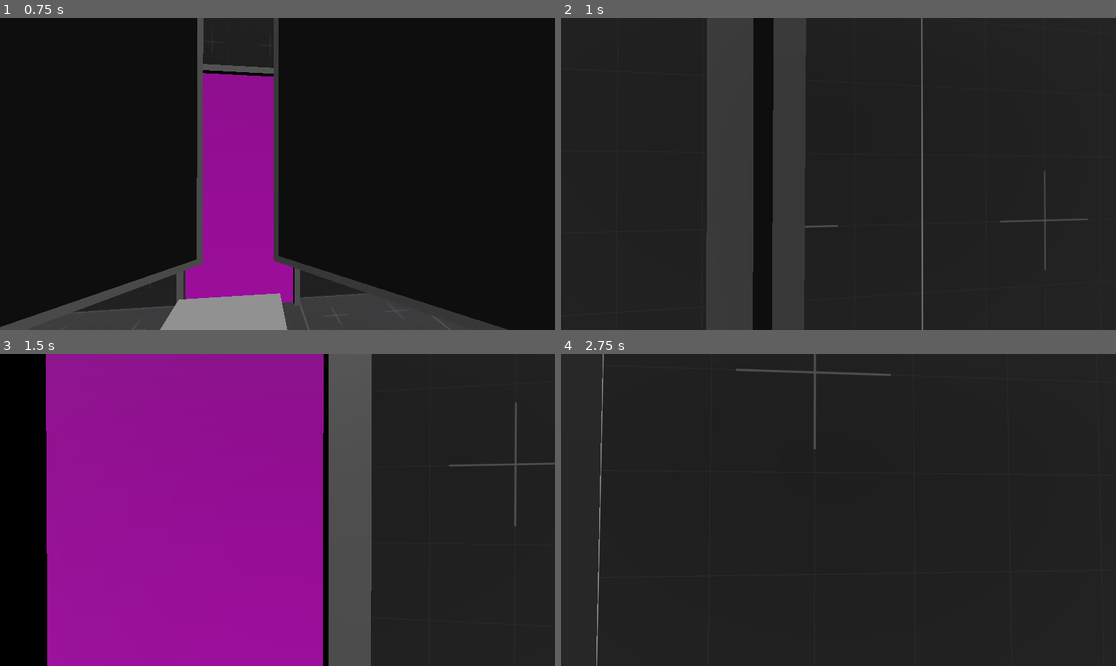
Above: before the commit, frames 1-4 (two rows, left to right).
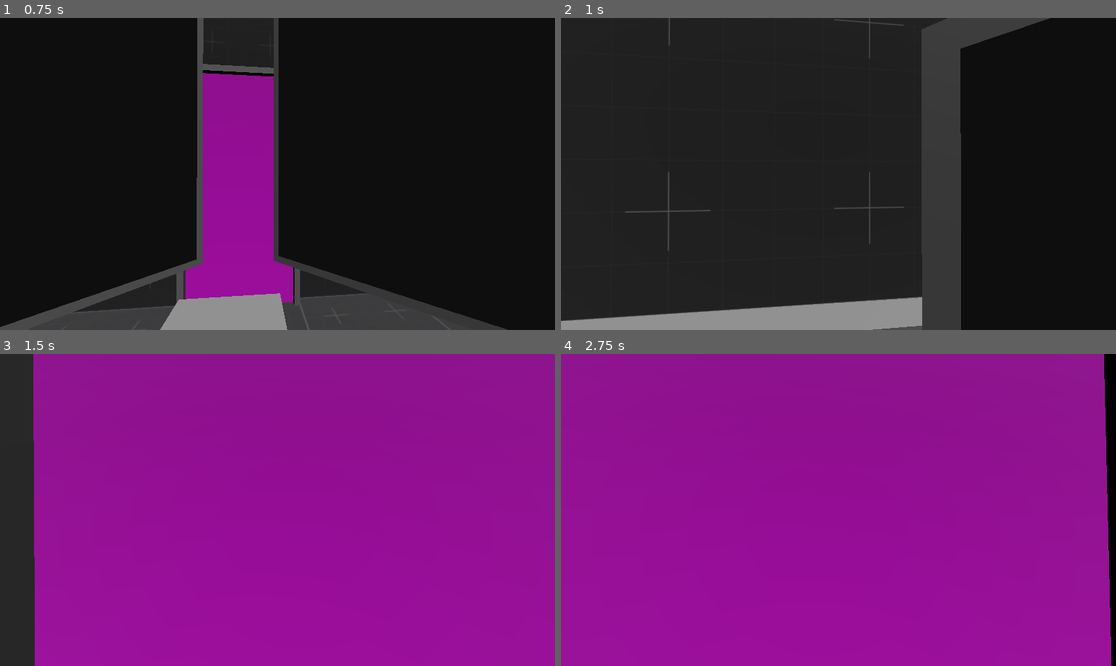
Above: after the commit, the same moments.

Repository: Wowe-Peanut/GetReal
Game: Godot game, scene res://test.tscn
Same seed, same stepped clock (60 frames per second), same inputs: the game is played once before the commit and once after it.
Inputs (mouse positions are in pixels of both pictures, inside the frame that each line leads up to):
- Up to frame 1 (0.75 s): tap Enter at 0.5 s; move the mouse to (305, 174) at 0.52 s; hold W (move_forward) from 0.53 s (still down); hold Right mouse button (interact) from 0.53 s (still down)
- Up to frame 2 (1 s): keep holding W (move_forward); keep holding Right mouse button (interact); tap Space (jump) at 0.77 s
- Up to frame 3 (1.5 s): keep holding W (move_forward); move the mouse to (249, 510) at 1.27 s; release Right mouse button (interact) at 1.28 s; tap Q (take_picture) at 1.35 s
- Up to frame 4 (2.75 s): keep holding W (move_forward); tap Space (jump) at 1.52, 2 s; move the mouse to (849, 503) at 2.02 s; hold Right mouse button (interact) from 2.03 s (still down)

Frame 1 is identical in both runs. In frame 2, 21% of the frame differs, in the area x 0-100%, y 0-100%; in frame 3, 50%; in frame 4, 100%.

Commit message:
rename physics layers

Diff:
--- a/box.tscn
+++ b/box.tscn
@@ -14,8 +14,8 @@
 size = Vector3(0.5, 0.5, 0.5)
 
 [node name="Box" type="RigidBody3D" groups=["box"]]
-collision_layer = 4
-collision_mask = 27
+collision_layer = 20
+collision_mask = 196615
 mass = 100.0
 physics_material_override = SubResource("PhysicsMaterial_dtxx0")
 freeze_mode = 1
--- a/mirror.tscn
+++ b/mirror.tscn
@@ -11,8 +11,8 @@
 size = Vector3(2, 2, 0.1)
 
 [node name="Mirror" type="RigidBody3D" groups=["mirror"]]
-collision_layer = 16
-collision_mask = 7
+collision_layer = 4100
+collision_mask = 196615
 freeze = true
 script = ExtResource("1_23741")
 
--- a/observer.tscn
+++ b/observer.tscn
@@ -3,7 +3,7 @@
 [ext_resource type="Script" path="res://observer.gd" id="1_68yoe"]
 
 [node name="Observer" type="Area3D" groups=["observer"]]
-collision_layer = 8
-collision_mask = 84
+collision_layer = 256
+collision_mask = 12336
 input_ray_pickable = false
 script = ExtResource("1_68yoe")
--- a/picture.tscn
+++ b/picture.tscn
@@ -38,6 +38,8 @@
 far = 100.0
 
 [node name="Observer" parent="SubViewport/Camera3D" node_paths=PackedStringArray("camera", "self_collider") instance=ExtResource("2_w8kxd")]
+collision_layer = 8196
+collision_mask = 196615
 camera = NodePath("..")
 self_collider = NodePath("../../..")
 
--- a/player.tscn
+++ b/player.tscn
@@ -12,7 +12,8 @@
 height = 1.4
 
 [node name="Player" type="CharacterBody3D"]
-collision_layer = 2
+collision_layer = 524288
+collision_mask = 15
 script = ExtResource("1_16goh")
 camera_sens = 10.0
 
@@ -31,6 +32,8 @@
 transform = Transform3D(1, 0, 0, 0, 0.965926, -0.258819, 0, 0.258819, 0.965926, 0, -0.1, -1.3)
 
 [node name="PlayerObserver" parent="PlayerCam" node_paths=PackedStringArray("camera", "self_collider") instance=ExtResource("2_teo3p")]
+collision_layer = 8
+collision_mask = 84
 camera = NodePath("..")
 self_collider = NodePath("../..")
 
--- a/project.godot
+++ b/project.godot
@@ -69,14 +69,21 @@
 3d_render/layer_3="Picture"
 3d_render/layer_4="Player Mirror Reflection"
 3d_render/layer_5="Polaroid Mirror Reflection"
-3d_physics/layer_1="Environment"
-3d_physics/layer_2="Player"
-3d_physics/layer_3="Boxes"
-3d_physics/layer_4="Observers"
-3d_physics/layer_5="Mirror"
-3d_physics/layer_6="Polaroid"
-3d_physics/layer_7="Proxy Boxes"
-3d_physics/layer_8="Buttons"
+3d_physics/layer_1="Static World"
+3d_physics/layer_2="Dynamic World"
+3d_physics/layer_3="Pickable Objects"
+3d_physics/layer_4="Wall Walking Surfaces"
+3d_physics/layer_5="Boxes"
+3d_physics/layer_6="Proxy Boxes"
+3d_physics/layer_7="Buttons"
+3d_physics/layer_9="Observers"
+3d_physics/layer_13="Mirror"
+3d_physics/layer_14="Polaroid"
+3d_physics/layer_17="Held Objects"
+3d_physics/layer_18="Player Hand"
+3d_physics/layer_20="Player Body"
+3d_physics/layer_21="Pointable"
+3d_physics/layer_22="Hand Pose Area"
 
 [physics]
 
--- a/proxy_box.tscn
+++ b/proxy_box.tscn
@@ -11,8 +11,7 @@
 albedo_color = Color(1, 1, 1, 0.121569)
 
 [node name="ProxyBox" type="RigidBody3D"]
-collision_layer = 64
-collision_mask = 25
+collision_layer = 32
 
 [node name="Collision" type="CollisionShape3D" parent="."]
 shape = SubResource("BoxShape3D_edgpf")
